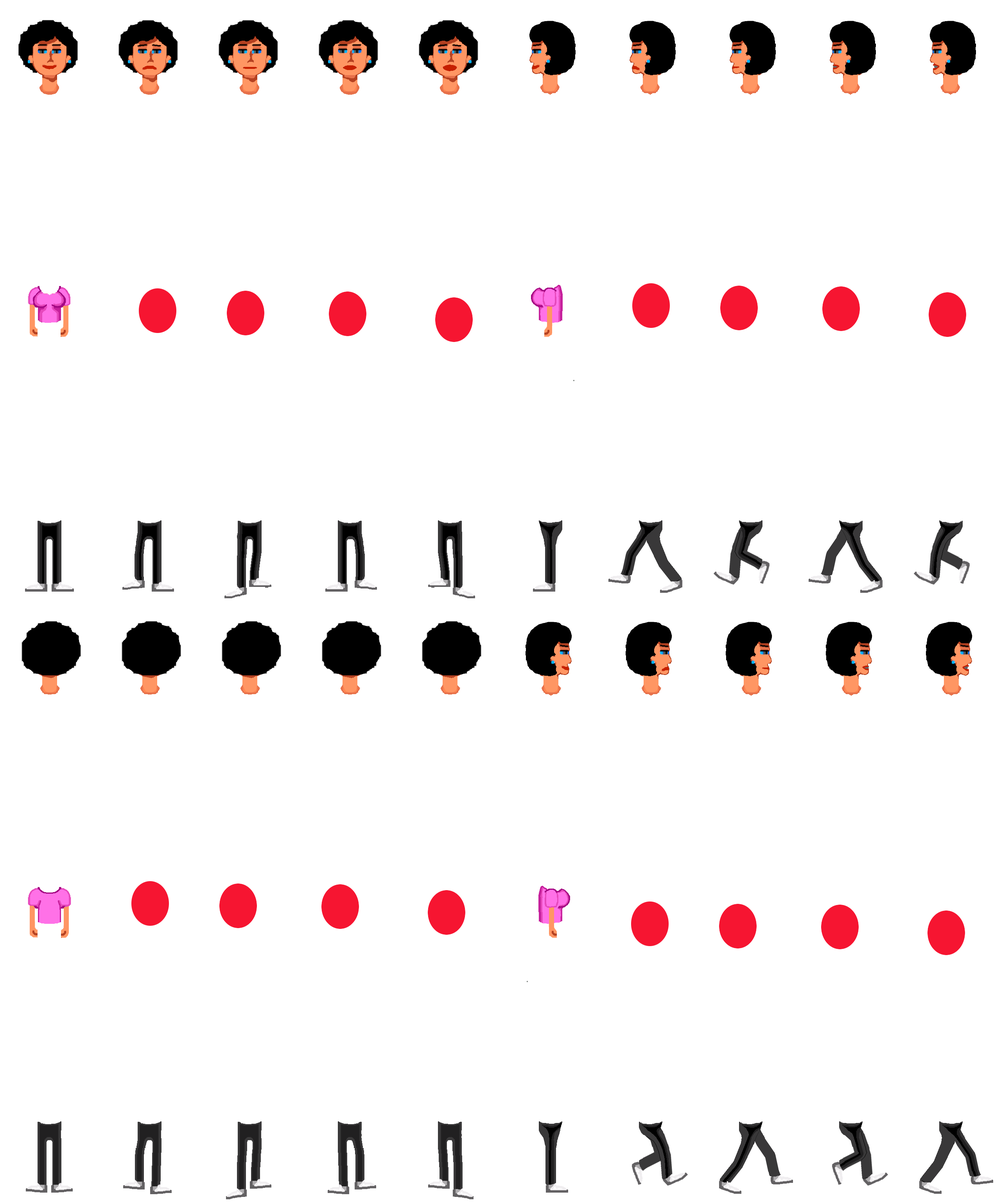
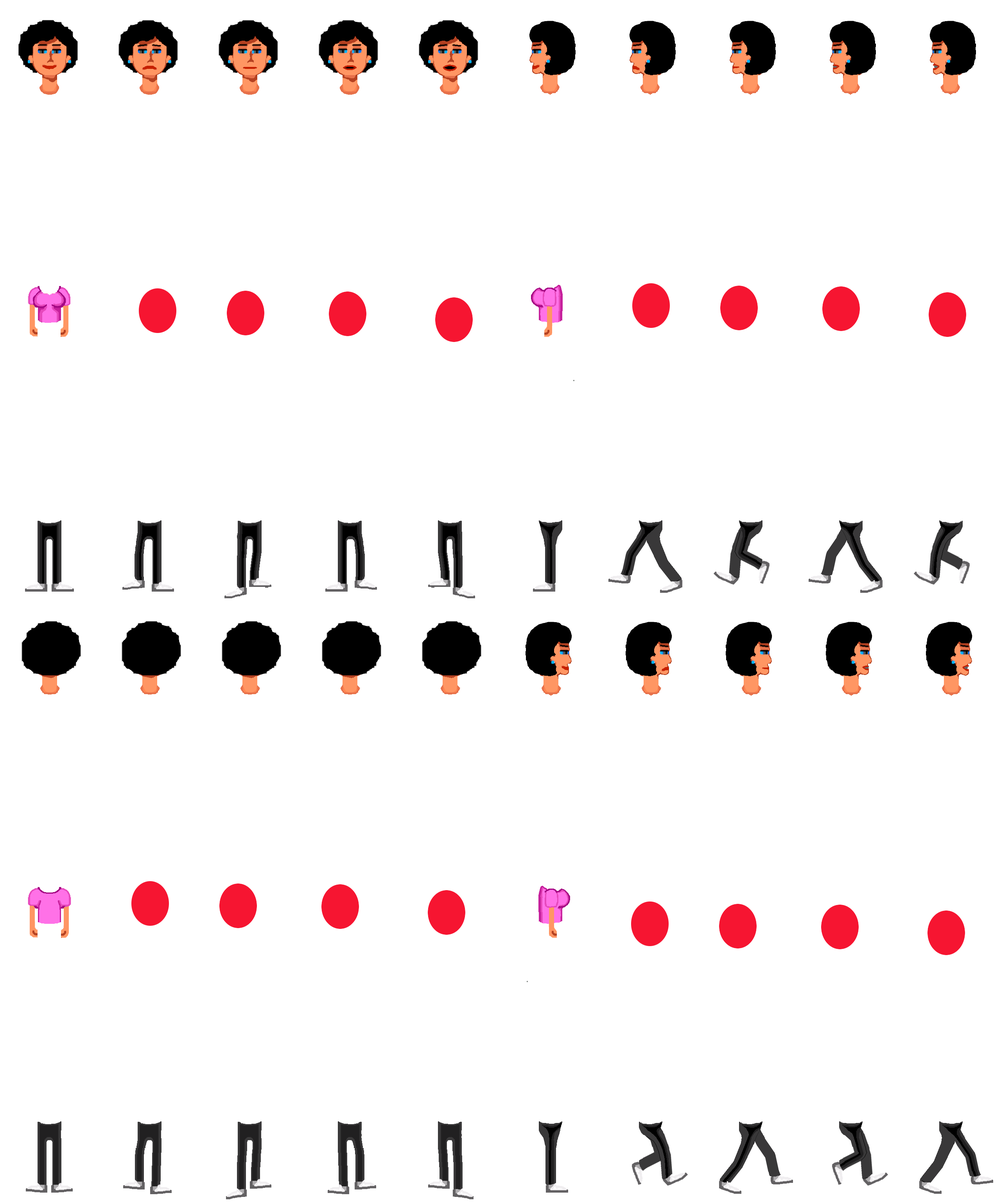
The second 1001 × 1202 image is a revision of the first. Changes to its layers:
painted on "Background" over <box>344,66,770,671</box>
